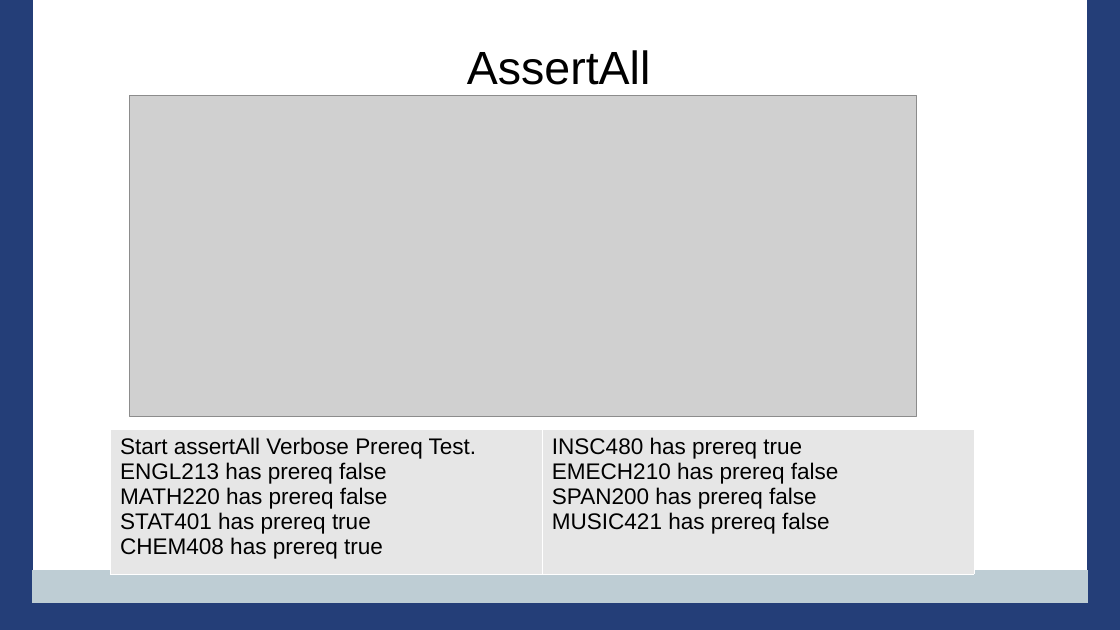
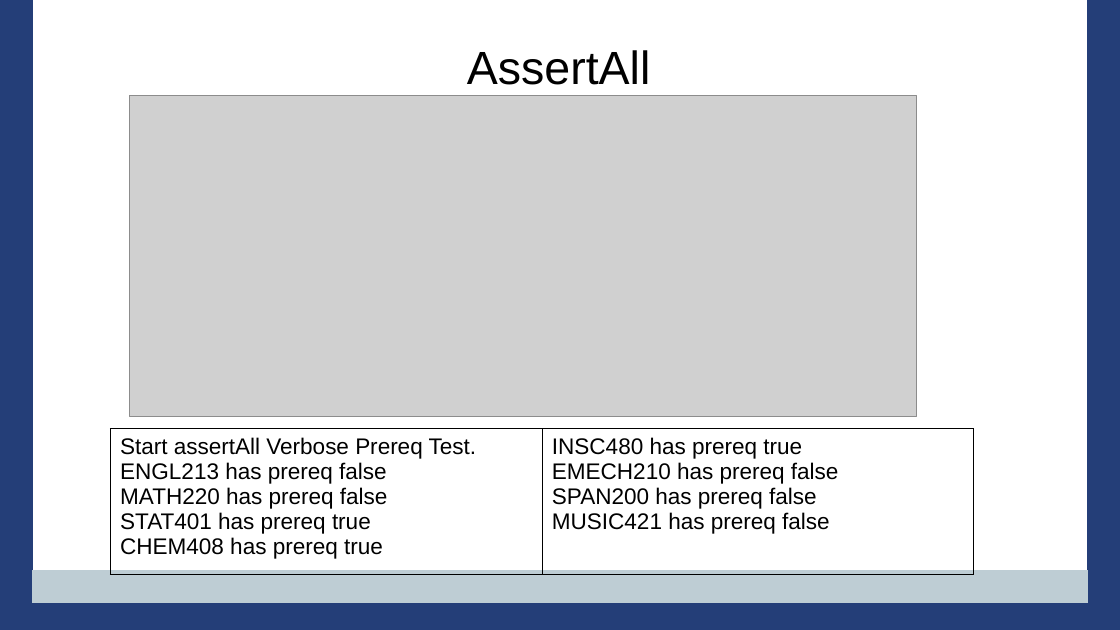
Before and after one commit to PennState/junit5-presentation, a slide deck: slide 37 of src/site/presentation/Junit5_Presentation_JavaOne_2016.odp (slide 31 before the commit). Drawn at 1120x630 pixels with LibreOffice and Linux fonts; fonts in the diff are those of the drawing; grey boxes stand for pictures; background and template pictures are left out. Boxes give left, top, right and bottom in pixels: in the first picture for what was removed or moved away, otherwise in the second. Text is boxed around its words. In the diff, an @@ line names an element or a change of style, - is before the commit and + after.

Commit message:
adding slides for assertion and assumption tests

```diff
--- a/src/site/presentation/Junit5_Presentation_JavaOne_2016.odp
+++ b/src/site/presentation/Junit5_Presentation_JavaOne_2016.odp
@@ table at (x1=111, y1=429, x2=975, y2=565) @@
@@ fill #E6E6E6 to none in row 1 @@
@@ borders changed @@
```
Also in this commit, not shown: 9 other slides changed, 9 slides added, 3 slides removed, 3 other files.
